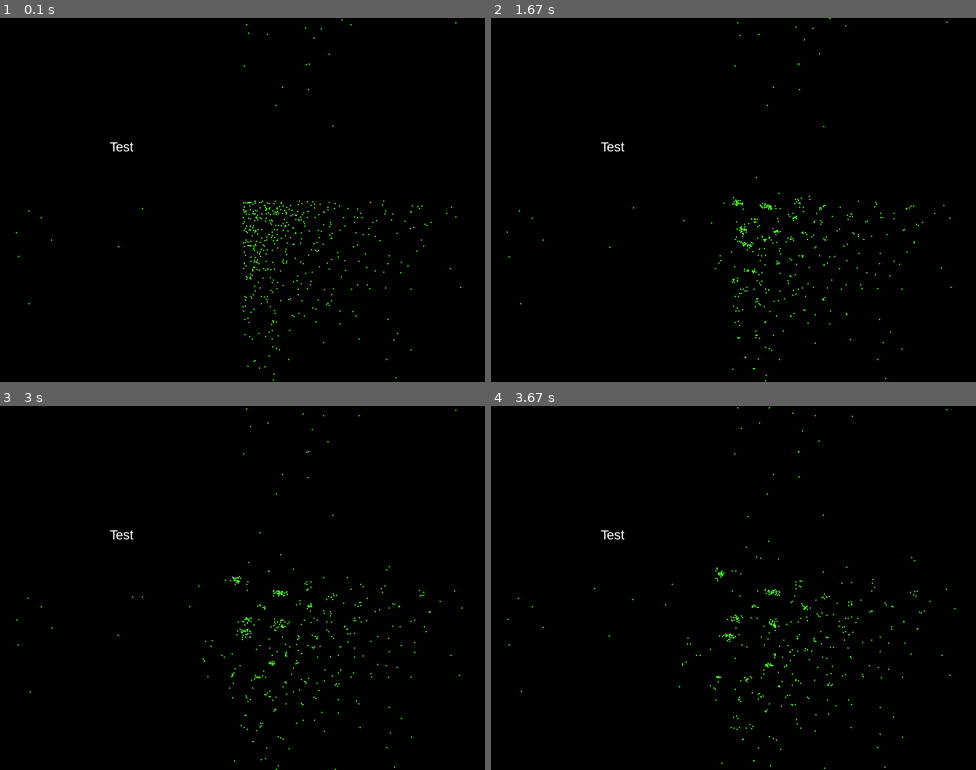
Above: before the commit, frames 1-4 (two rows, left to right).
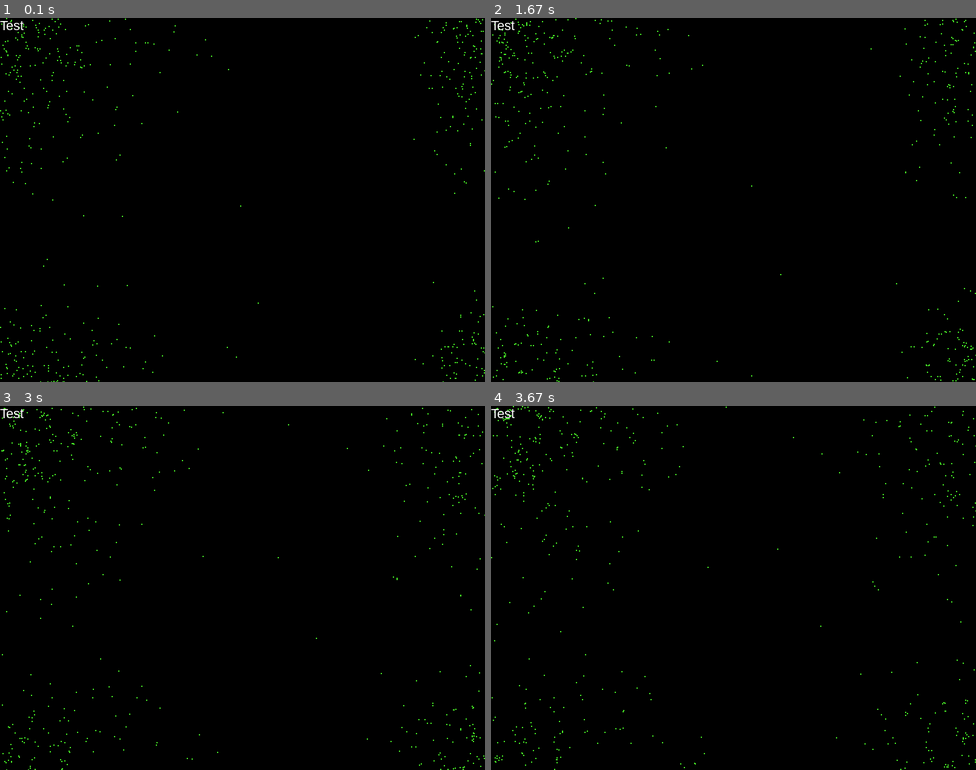
Above: after the commit, the same moments.

Repository: tomtuamnuq/model_and_simulate
Game: pygame game, started from src/main.py
Two runs of this game, one before a commit and one after it. Both use one fixed random seed, a clock stepped at 60 frames per second and the inputs below.
Inputs:
- Up to frame 1 (0.1 s): no input
- Up to frame 2 (1.67 s): no input
- Up to frame 3 (3 s): no input
- Up to frame 4 (3.67 s): tap Enter at 3.33 s

The runs differ from the first frame. In frame 1, 0.9% of the frame differs, in the area x 0-100%, y 0-100%; in frame 2, 0.9%; in frame 3, 0.9%; in frame 4, 0.9%.

Commit message:
Add more distributions

Diff:
--- a/src/molecular_dynamics/molecule_main.py
+++ b/src/molecular_dynamics/molecule_main.py
@@ -1,3 +1,5 @@
+import dataclasses
+from dataclasses import dataclass
 import pygame
 from .molecule_simulation import MoleculeSimulation
 from .visualization import Molecule
@@ -5,27 +7,32 @@
 from src.utilities.pygame_utils import SimplePygame
 
 
+@dataclass
+class SimulationParameters:
+    """Class for keeping track of the simulation parameters in menu."""
+
+    num_molecules: int = 500
+    num_rows: int = 15
+    num_columns: int = 15
+    sigma: float = 1
+    distribution: str = "gumbel"
+    time_step: float = 0.01
+    init_vel_range: tuple[int, int] = -10, 10
+
+
 def molecule_main():
     simple_pygame = SimplePygame("Molecule Simulation")
-    simple_pygame.play_music_loop("sim_psy")
+    simulation_parameters = show_start_screen(simple_pygame)
+    simulation = MoleculeSimulation(*dataclasses.astuple(simulation_parameters))
     width, height = pygame.display.get_window_size()
-    num_molecules = 500
-    num_rows = 15
-    num_columns = 15
-    sigma = 1
-    distribution = "exponential_center"
-    time_step = 0.01
-    init_vel_range = -0.2, 0.2
-    simulation = MoleculeSimulation(
-        num_molecules, num_rows, num_columns, sigma, distribution, time_step, init_vel_range
-    )
-    molecule_sprites = simple_pygame.all_sprites
     display_dim = ((0, width), (0, height))
     coord_mapper = CoordinateMapper2D(*simulation.dim, *display_dim)
+    molecule_sprites = simple_pygame.all_sprites
+    molecule_sprites.empty()
     for molecule in simulation.molecules:
         pos = simulation.positions[molecule]
         vel = simulation.velocities[molecule]
-        molecule_sprites.add(Molecule(coord_mapper, sigma, pos, vel))
+        molecule_sprites.add(Molecule(coord_mapper, simulation_parameters.sigma, pos, vel))
 
     running = True
     while running:
@@ -41,3 +48,10 @@
         simple_pygame.loop()
 
     simple_pygame.quit()
+
+
+def show_start_screen(simple_pygame: SimplePygame) -> SimulationParameters:
+    simple_pygame.play_music_loop("menu_dark")
+    simulation_parameters = SimulationParameters()
+
+    return simulation_parameters
--- a/src/molecular_dynamics/molecule_simulation.py
+++ b/src/molecular_dynamics/molecule_simulation.py
@@ -1,6 +1,5 @@
 """Module with molecule simulation class and additional features."""
 from typing import Tuple
-from functools import partial
 import numpy as np
 from numpy.random import default_rng
 from .field import Field
@@ -11,6 +10,9 @@
 
 distributions = {
     "uniform": rng.uniform,
+    "gumbel": rng.gumbel,
+    "logistic_center": rng.logistic,
+    "cauchy_center": rng.standard_cauchy,
     "exponential_zero": rng.exponential,
     "exponential_center": rng.exponential,
     "normal_zero": rng.normal,
@@ -19,6 +21,8 @@
 
 
 class MoleculeSimulation:
+    """Class for the actual simulation of molecules."""
+
     cut_off_factor = 4
 
     def __init__(
@@ -31,6 +35,17 @@
         h: float,
         init_vel_range: Tuple[float, float],
     ) -> None:
+        """
+        Args:
+            num_molecules (int): Number of molecules
+            num_rows (int): Number of rows for field.
+            num_columns (int): Number of columns for field.
+            sigma (int): Radius of molecules.
+            distribution (str): Distribution to draw positions initially from.
+            h (float): Step size parameter delta_t.
+            init_vel_range (Tuple[float, float]): Uniform distribution params
+             to draw velocities initially from.
+        """
         self._molecules = list(range(num_molecules))
         self._sigma = sigma
         self.r_c = MoleculeSimulation.cut_off_factor * sigma
@@ -66,18 +81,22 @@
 
     @property
     def dim(self) -> Tuple[Tuple[int, int], Tuple[int, int]]:
+        """Coordinate ranges of simulated field."""
         return (0, self._field.width), (0, self._field.height)
 
     @property
     def molecules(self) -> list[int]:
+        """List of molecules."""
         return self._molecules
 
     @property
     def positions(self) -> np.ndarray:
+        """Numpy array with x-y-positions."""
         return self._positions
 
     @property
     def velocities(self) -> np.ndarray:
+        """Numpy array with x-y-velocities."""
         return self._velocities
 
     def _calc_velocities(self) -> None:
@@ -93,13 +112,13 @@
                 current_cell = self._field.get_cell(i, j)
                 other_cells, displacements = self._field.get_relevant_cells(i, j)
                 for u in current_cell:
-                    for cell, displ in zip(other_cells, displacements):
-                        if displ is None:
+                    for cell, displacement in zip(other_cells, displacements):
+                        if displacement is None:
                             for v in cell:
                                 self._calc_force(u, v, self._positions[v])
                         else:
                             for v in cell:
-                                pos_v = self._positions[v] + displ
+                                pos_v = self._positions[v] + displacement
                                 self._calc_force(u, v, pos_v)
 
     def _calc_force(self, u: int, v: int, pos_v: np.ndarray) -> None:
--- a/src/molecular_dynamics/visualization.py
+++ b/src/molecular_dynamics/visualization.py
@@ -9,7 +9,7 @@
         super(Molecule, self).__init__()
         self.mapper = mapper
         self.image = pygame.Surface((2 * sigma, 2 * sigma))
-        self.image.fill(Color.RED.value)
+        self.image.fill(Color.WHITE.value)
         self.image.set_colorkey(Color.WHITE.value)
         pygame.draw.circle(self.image, Color.HGREEN.value, [sigma, sigma], sigma)
         self.rect = self.image.get_rect()
--- a/src/utilities/pygame_utils.py
+++ b/src/utilities/pygame_utils.py
@@ -65,7 +65,7 @@
         self._all_sprites.update()
         self._screen.fill(Color.BLACK.value)
         self._all_sprites.draw(self._screen)
-        self.draw_text("Test", 200, 200)
+        self.draw_text("Test", 0, 0)
         pg.display.flip()
         self._clock.tick(FPS)
 
@@ -91,5 +91,5 @@
         font = pg.font.Font(self._font, size)
         text_surface = font.render(text, True, color)
         text_rect = text_surface.get_rect()
-        text_rect.midtop = (int(x), int(y))
+        text_rect.topleft = (int(x), int(y))
         self._screen.blit(text_surface, text_rect)
